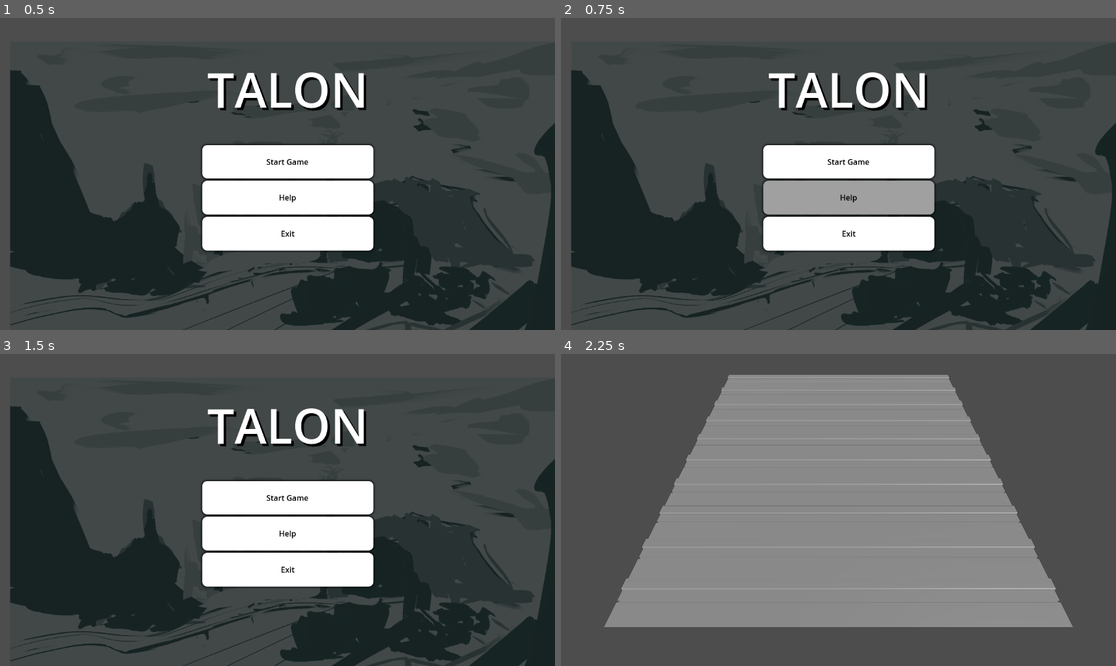
Above: before the commit, frames 1-4 (two rows, left to right).
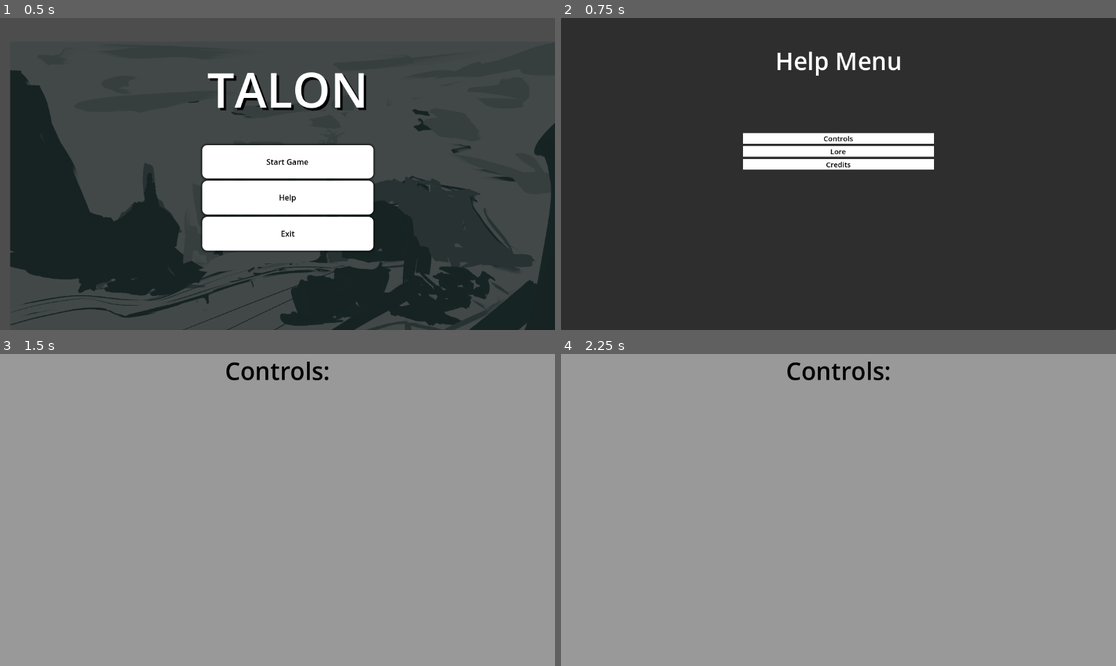
Above: after the commit, the same moments.

Repository: prankorigami/two-layer-tactics
Game: Godot game, scene res://src/scenes/UI/main menu/main_menu.tscn
Two runs of this game, one before a commit and one after it. Both use one fixed random seed, a clock stepped at 60 frames per second and the inputs below. Before the commit the project starts from res://src/scenes/UI/main_menu.tscn.
Inputs (mouse positions are in pixels of both pictures, inside the frame that each line leads up to):
- Up to frame 1 (0.5 s): no input
- Up to frame 2 (0.75 s): click "Help" at 0.5 s
- Up to frame 3 (1.5 s): click (277, 475) at 1.25 s, where only the run after the commit has a clickable "Controls"
- Up to frame 4 (2.25 s): click (849, 497) at 2 s, where only the run before the commit has a clickable "Start Game"

Frame 1 is identical in both runs. In frame 2, 60% of the frame differs, in the area x 0-100%, y 0-100%; in frame 3, 100%; in frame 4, 52%.

Commit message:
Added button functionality
Added button functionality and help menu. Need back buttons

Diff:
--- a/project.godot
+++ b/project.godot
@@ -11,7 +11,7 @@
 [application]
 
 config/name="Two Layer Tactics"
-run/main_scene="res://src/scenes/UI/main_menu.tscn"
+run/main_scene="res://src/scenes/UI/main menu/main_menu.tscn"
 config/features=PackedStringArray("4.3", "Forward Plus")
 config/icon="res://icon.svg"
 
--- /dev/null
+++ b/src/scenes/UI/Help Menu/controls.tscn
@@ -0,0 +1,24 @@
+[gd_scene load_steps=2 format=3 uid="uid://015jrupk8o3p"]
+
+[sub_resource type="StyleBoxFlat" id="StyleBoxFlat_2m0ih"]
+
+[node name="Controls" type="Control"]
+layout_mode = 3
+anchors_preset = 15
+anchor_right = 1.0
+anchor_bottom = 1.0
+grow_horizontal = 2
+grow_vertical = 2
+
+[node name="Label" type="Label" parent="."]
+layout_mode = 1
+anchors_preset = 15
+anchor_right = 1.0
+anchor_bottom = 1.0
+grow_horizontal = 2
+grow_vertical = 2
+theme_override_colors/font_color = Color(0, 0, 0, 1)
+theme_override_font_sizes/font_size = 50
+theme_override_styles/normal = SubResource("StyleBoxFlat_2m0ih")
+text = "Controls:"
+horizontal_alignment = 1
--- /dev/null
+++ b/src/scenes/UI/Help Menu/credits.tscn
@@ -0,0 +1,86 @@
+[gd_scene format=3 uid="uid://ba2t5h40bbc6a"]
+
+[node name="Credits" type="Control"]
+layout_mode = 3
+anchors_preset = 15
+anchor_right = 1.0
+anchor_bottom = 1.0
+grow_horizontal = 2
+grow_vertical = 2
+
+[node name="Panel" type="Panel" parent="."]
+layout_mode = 1
+anchors_preset = 15
+anchor_right = 1.0
+anchor_bottom = 1.0
+grow_horizontal = 2
+grow_vertical = 2
+
+[node name="Label" type="Label" parent="Panel"]
+layout_mode = 1
+anchors_preset = 5
+anchor_left = 0.5
+anchor_right = 0.5
+offset_left = -118.5
+offset_top = 55.0
+offset_right = 118.5
+offset_bottom = 148.0
+grow_horizontal = 2
+theme_override_font_sizes/font_size = 50
+text = "Credits"
+horizontal_alignment = 1
+vertical_alignment = 1
+
+[node name="Label" type="Label" parent="."]
+layout_mode = 1
+anchors_preset = 8
+anchor_left = 0.5
+anchor_top = 0.5
+anchor_right = 0.5
+anchor_bottom = 0.5
+offset_left = -496.5
+offset_top = -116.0
+offset_right = 496.5
+offset_bottom = -67.0
+grow_horizontal = 2
+grow_vertical = 2
+theme_override_font_sizes/font_size = 35
+text = "Pranav Krishna Kumar: Lead Programmer / Game Designer"
+horizontal_alignment = 1
+vertical_alignment = 1
+
+[node name="Label2" type="Label" parent="."]
+layout_mode = 1
+anchors_preset = 8
+anchor_left = 0.5
+anchor_top = 0.5
+anchor_right = 0.5
+anchor_bottom = 0.5
+offset_left = -423.5
+offset_top = -29.0
+offset_right = 423.5
+offset_bottom = 20.0
+grow_horizontal = 2
+grow_vertical = 2
+theme_override_font_sizes/font_size = 35
+text = "Jymon Ross: Programmer / Game Designer / Music"
+horizontal_alignment = 1
+vertical_alignment = 1
+
+[node name="Label3" type="Label" parent="."]
+layout_mode = 1
+anchors_preset = 8
+anchor_left = 0.5
+anchor_top = 0.5
+anchor_right = 0.5
+anchor_bottom = 0.5
+offset_left = -314.0
+offset_top = 52.0
+offset_right = 314.0
+offset_bottom = 101.0
+grow_horizontal = 2
+grow_vertical = 2
+theme_override_font_sizes/font_size = 35
+text = "Bryson Jones : Artist / Game Designer"
+horizontal_alignment = 1
+vertical_alignment = 1
--- /dev/null
+++ b/src/scenes/UI/Help Menu/help_menu.gd
@@ -0,0 +1,23 @@
+extends Control
+
+
+# Called when the node enters the scene tree for the first time.
+func _ready() -> void:
+	pass # Replace with function body.
+
+
+# Called every frame. 'delta' is the elapsed time since the previous frame.
+func _process(delta: float) -> void:
+	pass
+
+
+func _on_controls_button_pressed() -> void:
+	get_tree().change_scene_to_file("res://src/scenes/UI/Help Menu/controls.tscn")
+
+
+func _on_lore_button_pressed() -> void:
+	get_tree().change_scene_to_file("res://src/scenes/UI/Help Menu/lore.tscn")
+
+
+func _on_credits_button_pressed() -> void:
+	get_tree().change_scene_to_file("res://src/scenes/UI/Help Menu/credits.tscn")
--- /dev/null
+++ b/src/scenes/UI/Help Menu/help_menu.tscn
@@ -0,0 +1,112 @@
+[gd_scene load_steps=7 format=3 uid="uid://dy6bgwalv41kg"]
+
+[ext_resource type="Script" path="res://src/scenes/UI/Help Menu/help_menu.gd" id="1_actn6"]
+
+[sub_resource type="StyleBoxEmpty" id="StyleBoxEmpty_623u4"]
+
+[sub_resource type="StyleBoxEmpty" id="StyleBoxEmpty_a8c8v"]
+
+[sub_resource type="StyleBoxFlat" id="StyleBoxFlat_i4fi0"]
+
+[sub_resource type="StyleBoxFlat" id="StyleBoxFlat_8fspn"]
+bg_color = Color(0.485703, 0.485704, 0.485703, 1)
+
+[sub_resource type="StyleBoxFlat" id="StyleBoxFlat_v5trk"]
+bg_color = Color(1, 1, 1, 1)
+
+[node name="HelpMenu" type="Control"]
+layout_mode = 3
+anchors_preset = 15
+anchor_right = 1.0
+anchor_bottom = 1.0
+grow_horizontal = 2
+grow_vertical = 2
+script = ExtResource("1_actn6")
+
+[node name="Panel" type="Panel" parent="."]
+layout_mode = 1
+anchors_preset = 15
+anchor_right = 1.0
+anchor_bottom = 1.0
+grow_horizontal = 2
+grow_vertical = 2
+
+[node name="Label" type="Label" parent="."]
+layout_mode = 1
+anchors_preset = 8
+anchor_left = 0.5
+anchor_top = 0.5
+anchor_right = 0.5
+anchor_bottom = 0.5
+offset_left = -171.5
+offset_top = -317.0
+offset_right = 171.5
+offset_bottom = -153.0
+grow_horizontal = 2
+grow_vertical = 2
+theme_override_font_sizes/font_size = 50
+theme_override_styles/normal = SubResource("StyleBoxEmpty_623u4")
+text = "Help Menu"
+horizontal_alignment = 1
+vertical_alignment = 1
+
+[node name="VBoxContainer" type="VBoxContainer" parent="."]
+layout_mode = 1
+anchors_preset = 8
+anchor_left = 0.5
+anchor_top = 0.5
+anchor_right = 0.5
+anchor_bottom = 0.5
+offset_left = -198.0
+offset_top = -85.5
+offset_right = 198.0
+offset_bottom = 85.5
+grow_horizontal = 2
+grow_vertical = 2
+theme_override_constants/separation = 5
+
+[node name="controls button" type="Button" parent="VBoxContainer"]
+layout_mode = 2
+theme_override_colors/font_hover_pressed_color = Color(0, 0, 0, 1)
+theme_override_colors/font_hover_color = Color(0, 0, 0, 1)
+theme_override_colors/font_pressed_color = Color(0, 0, 0, 1)
+theme_override_colors/font_focus_color = Color(0, 0, 0, 1)
+theme_override_colors/font_color = Color(0, 0, 0, 1)
+theme_override_font_sizes/font_size = 15
+theme_override_styles/focus = SubResource("StyleBoxEmpty_a8c8v")
+theme_override_styles/hover = SubResource("StyleBoxFlat_i4fi0")
+theme_override_styles/pressed = SubResource("StyleBoxFlat_8fspn")
+theme_override_styles/normal = SubResource("StyleBoxFlat_v5trk")
+text = "Controls"
+
+[node name="lore button" type="Button" parent="VBoxContainer"]
+layout_mode = 2
+theme_override_colors/font_hover_pressed_color = Color(0, 0, 0, 1)
+theme_override_colors/font_hover_color = Color(0, 0, 0, 1)
+theme_override_colors/font_pressed_color = Color(0, 0, 0, 1)
+theme_override_colors/font_focus_color = Color(0, 0, 0, 1)
+theme_override_colors/font_color = Color(0, 0, 0, 1)
+theme_override_font_sizes/font_size = 15
+theme_override_styles/focus = SubResource("StyleBoxEmpty_a8c8v")
+theme_override_styles/hover = SubResource("StyleBoxFlat_i4fi0")
+theme_override_styles/pressed = SubResource("StyleBoxFlat_8fspn")
+theme_override_styles/normal = SubResource("StyleBoxFlat_v5trk")
+text = "Lore"
+
+[node name="credits button" type="Button" parent="VBoxContainer"]
+layout_mode = 2
+theme_override_colors/font_hover_pressed_color = Color(0, 0, 0, 1)
+theme_override_colors/font_hover_color = Color(0, 0, 0, 1)
+theme_override_colors/font_pressed_color = Color(0, 0, 0, 1)
+theme_override_colors/font_focus_color = Color(0, 0, 0, 1)
+theme_override_colors/font_color = Color(0, 0, 0, 1)
+theme_override_font_sizes/font_size = 15
+theme_override_styles/focus = SubResource("StyleBoxEmpty_a8c8v")
+theme_override_styles/hover = SubResource("StyleBoxFlat_i4fi0")
+theme_override_styles/pressed = SubResource("StyleBoxFlat_8fspn")
+theme_override_styles/normal = SubResource("StyleBoxFlat_v5trk")
+text = "Credits"
+
+[connection signal="pressed" from="VBoxContainer/controls button" to="." method="_on_controls_button_pressed"]
+[connection signal="pressed" from="VBoxContainer/lore button" to="." method="_on_lore_button_pressed"]
+[connection signal="pressed" from="VBoxContainer/credits button" to="." method="_on_credits_button_pressed"]
--- /dev/null
+++ b/src/scenes/UI/Help Menu/lore.tscn
@@ -0,0 +1,39 @@
+[gd_scene load_steps=3 format=3 uid="uid://cd3p5ujon5hso"]
+
+[ext_resource type="Texture2D" uid="uid://byn1evecm6moo" path="res://src/scenes/UI/Help Menu/1966.png" id="1_evc4l"]
+
+[sub_resource type="StyleBoxFlat" id="StyleBoxFlat_12d4e"]
+
+[node name="HelpMenu" type="Control"]
+layout_mode = 3
+anchors_preset = 15
+anchor_right = 1.0
+anchor_bottom = 1.0
+grow_horizontal = 2
+grow_vertical = 2
+
+[node name="Label" type="Label" parent="."]
+layout_mode = 1
+anchors_preset = 15
+anchor_right = 1.0
+anchor_bottom = 1.0
+grow_horizontal = 2
+grow_vertical = 2
+theme_override_colors/font_color = Color(0, 0, 0, 1)
+theme_override_font_sizes/font_size = 30
+theme_override_styles/normal = SubResource("StyleBoxFlat_12d4e")
+text = "T.AL.O.N.
+(Total Air and Land or Nothing)
+
+As time rages forth, and demise becomes imminent,
+galaxies and universes begin to collapse. Man's only escape is to another
+world.
+
+There exists a dimension, untouched and uninhabited by man. However,
+you're not the only one looking for a new home... "
+horizontal_alignment = 1
+
+[node name="1966" type="Sprite2D" parent="."]
+position = Vector2(61, 598)
+scale = Vector2(0.233333, 0.231651)
+texture = ExtResource("1_evc4l")
--- a/src/scenes/UI/main_menu.gd
+++ b/src/scenes/UI/main menu/main_menu.gd
@@ -17,7 +17,7 @@
 
 
 func _on_help_pressed() -> void:
-	print("Help Pressed")
+	get_tree().change_scene_to_file("res://src/scenes/UI/Help Menu/help_menu.tscn")
 
 
 func _on_exit_pressed() -> void:
--- a/src/scenes/UI/main_menu.tscn
+++ b/src/scenes/UI/main menu/main_menu.tscn
@@ -1,7 +1,7 @@
 [gd_scene load_steps=8 format=3 uid="uid://l116gb22hfmp"]
 
-[ext_resource type="Texture2D" uid="uid://dvf38hu8xq0q" path="res://src/scenes/UI/TriangleGameJamArea1Concept.png" id="1_03i63"]
-[ext_resource type="Script" path="res://src/scenes/UI/main_menu.gd" id="1_lsnhh"]
+[ext_resource type="Texture2D" uid="uid://dvf38hu8xq0q" path="res://src/scenes/UI/main menu/TriangleGameJamArea1Concept.png" id="1_03i63"]
+[ext_resource type="Script" path="res://src/scenes/UI/main menu/main_menu.gd" id="1_lsnhh"]
 
 [sub_resource type="StyleBoxTexture" id="StyleBoxTexture_ovpy3"]
 texture = ExtResource("1_03i63")
Binary file added: src/scenes/UI/Help Menu/1966.png
Not shown, added: src/scenes/UI/Help Menu/1966.png.import
Binary file added: src/scenes/UI/Help Menu/TileA1T1Concept.png
Not shown, added: src/scenes/UI/Help Menu/TileA1T1Concept.png.import
Renamed: src/scenes/UI/TriangleGameJamArea1Concept.png -> src/scenes/UI/main menu/TriangleGameJamArea1Concept.png
Not shown, changed: src/scenes/UI/main menu/TriangleGameJamArea1Concept.png.import
